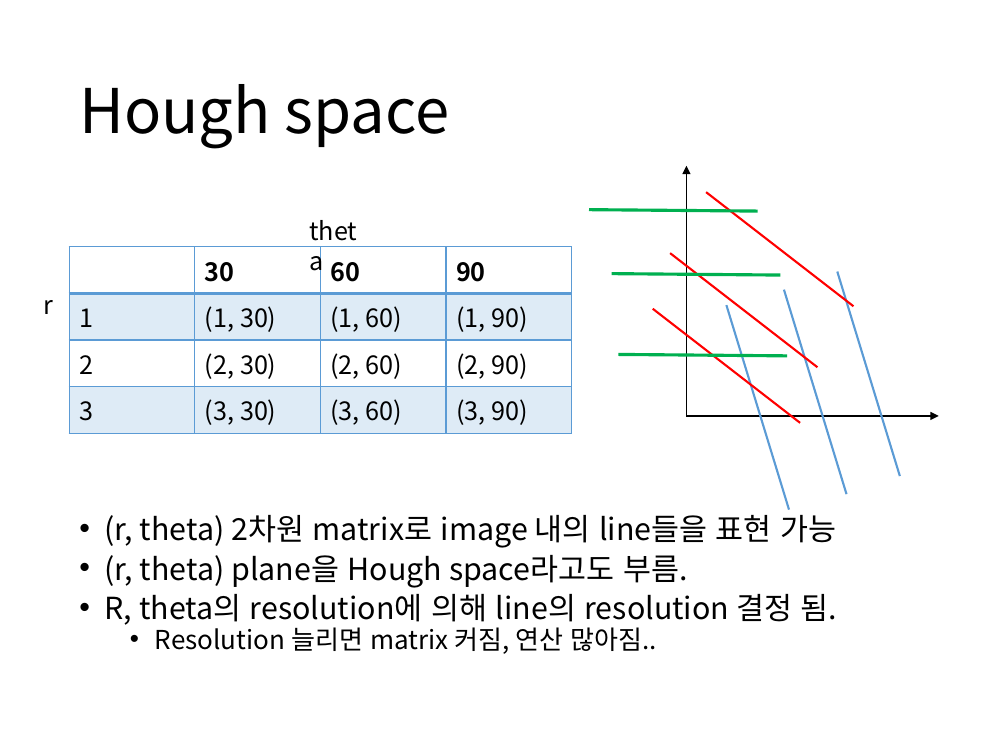
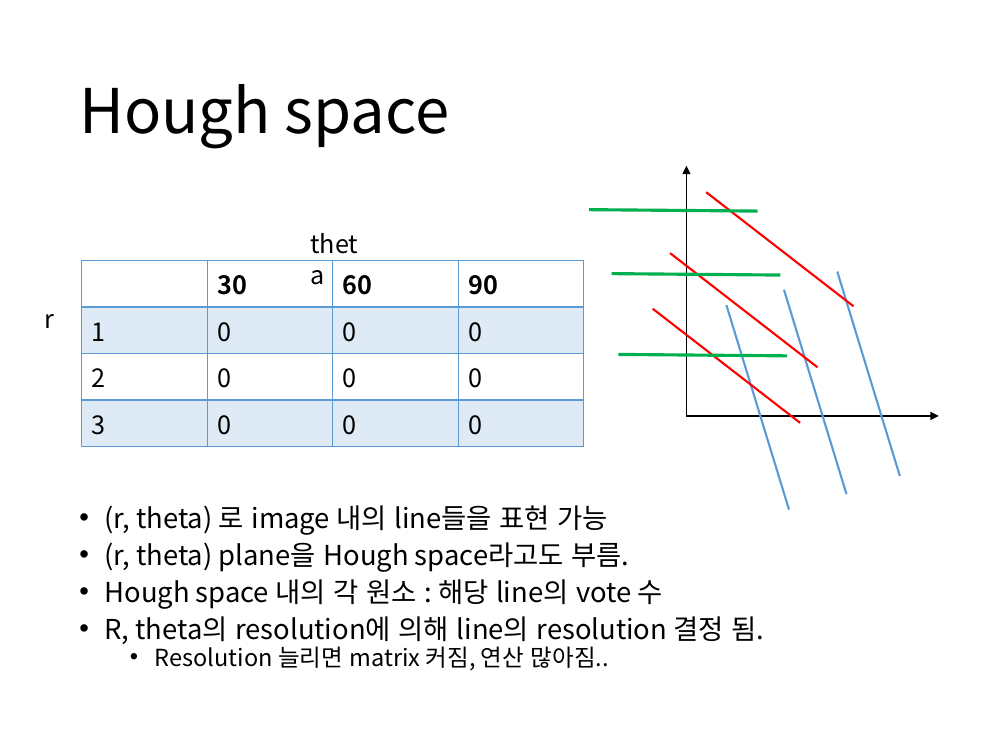
Before and after one commit to boy1089/MyProject, a slide deck: slide 5 of hough transform/hough transform ver1.pptx. Drawn at 1008x756 pixels with LibreOffice and Linux fonts; fonts in the diff are those of the drawing. Boxes give left, top, right and bottom in pixels: in the first picture for what was removed or moved away, otherwise in the second. Text is boxed around its words. In the diff, an @@ line names an element or a change of style, - is before the commit and + after.

Commit message:
hough modified 2

```diff
--- a/hough transform/hough transform ver1.pptx
+++ b/hough transform/hough transform ver1.pptx
@@ text "theta" rewrapped from (x1=140, y1=515, x2=225, y2=546) to (x1=136, y1=505, x2=212, y2=534) @@
@@ table at (x1=82, y1=260, x2=586, y2=439) @@
-row 2: 1 | (1, 30) | (1, 60) | (1, 90)
+row 2: 1 | 0 | 0 | 0
-row 3: 2 | (2, 30) | (2, 60) | (2, 90)
+row 3: 2 | 0 | 0 | 0
-row 4: 3 | (3, 30) | (3, 60) | (3, 90)
+row 4: 3 | 0 | 0 | 0
@@ table moved from (x1=70, y1=247, x2=574, y2=429) to (x1=82, y1=260, x2=586, y2=439) @@
@@ text "r" moved from (x1=43, y1=300, x2=53, y2=314) to (x1=44, y1=314, x2=54, y2=328) @@
@@ text "(r, theta) 로 image 내의 ..." moved from (x1=105, y1=515, x2=837, y2=654) to (x1=105, y1=505, x2=764, y2=670) @@
@@ text at (x1=105, y1=505, x2=607, y2=535): text changed; size 21.7 to 19.6 pt @@
-• (r, theta) 2차원 matrix로 image 내의 line들을 표현 가능
+• (r, theta) 로 image 내의 line들을 표현 가능
@@ text at (x1=105, y1=542, x2=764, y2=670): size 21.7 to 19.6 pt in "(r, theta) plane을 Hough space라고도 부름.", "R, theta의 resolution에 의해 line의 resolution 결정 ..."; size 18.6 to 16.8 pt in "Resolution 늘리면 matrix 커짐, 연산 많아짐.." @@
@@ text at (x1=105, y1=579, x2=663, y2=609): paragraph added @@
+• Hough space 내의 각 원소 : 해당 line의 vote 수
```
Also in this commit, not shown: 2 other slides changed, 4 slides added, 4 other files.
